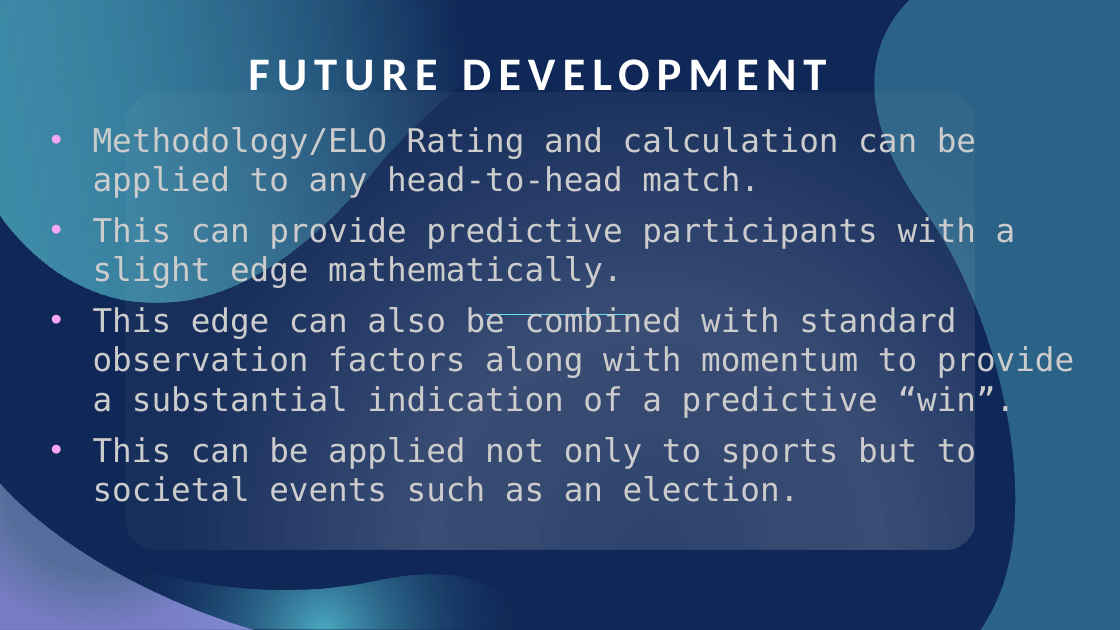
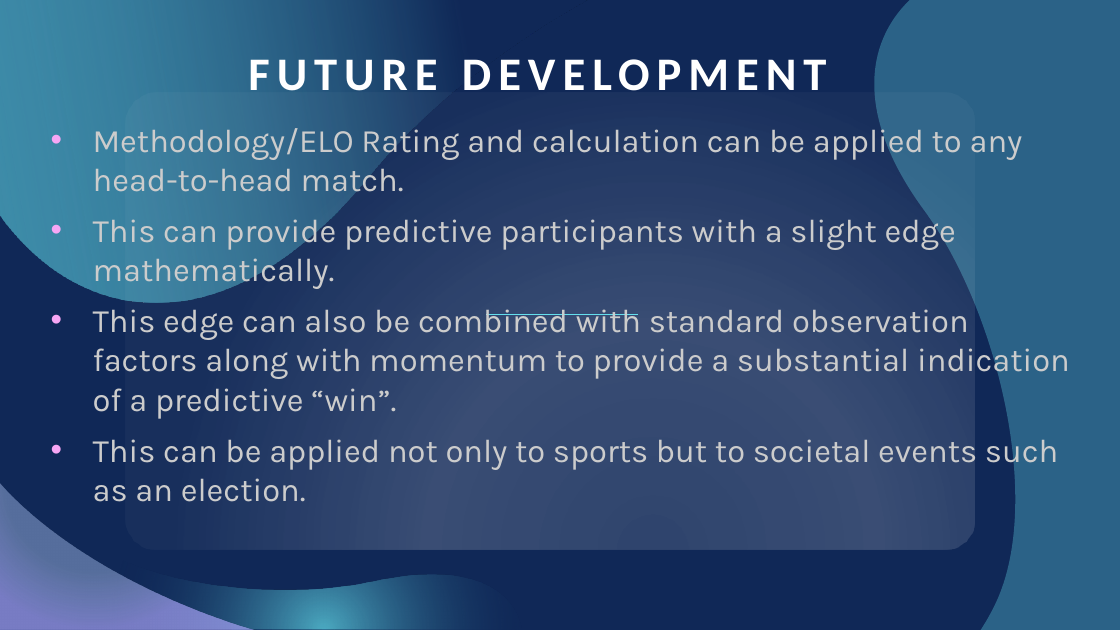
Before and after one commit to itsakcode/healthcare_project, a slide deck: slide 33 of Project_2_Presentation.pptx. Drawn at 1120x630 pixels with LibreOffice and Linux fonts; fonts in the diff are those of the drawing. Boxes give left, top, right and bottom in pixels: in the first picture for what was removed or moved away, otherwise in the second. Text is boxed around its words. In the diff, an @@ line names an element or a change of style, - is before the commit and + after.

Commit message:
Minor Formatting Changes

```diff
--- a/Project_2_Presentation.pptx
+++ b/Project_2_Presentation.pptx
@@ text "Methodology/ELO Rating and calculation can ..." at box(93, 123, 1070, 502): font DejaVu Sans Mono to Karla @@
```
Also in this commit, not shown: 10 other slides changed, 2 slides added, 1 slide removed.
